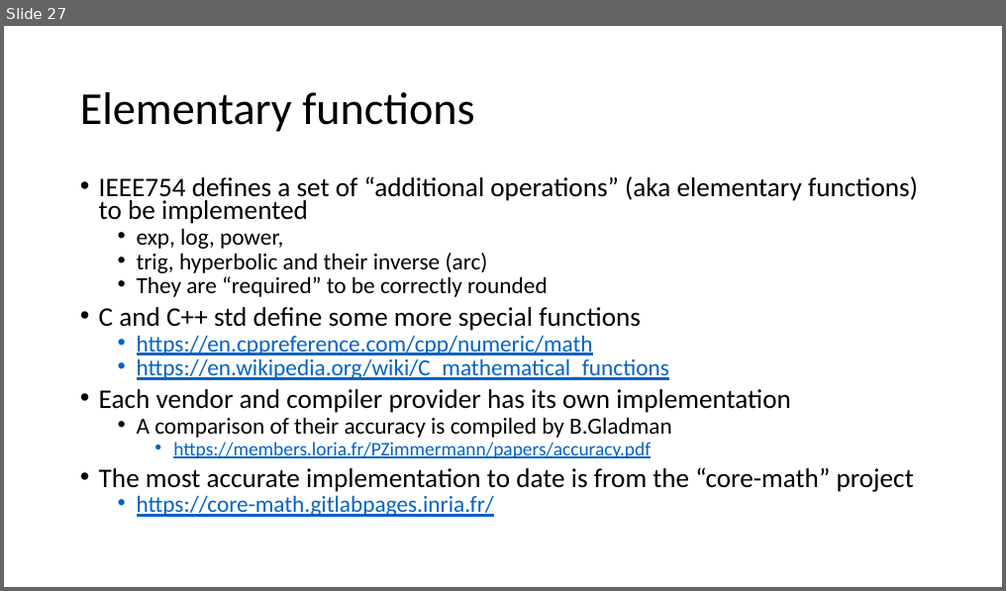
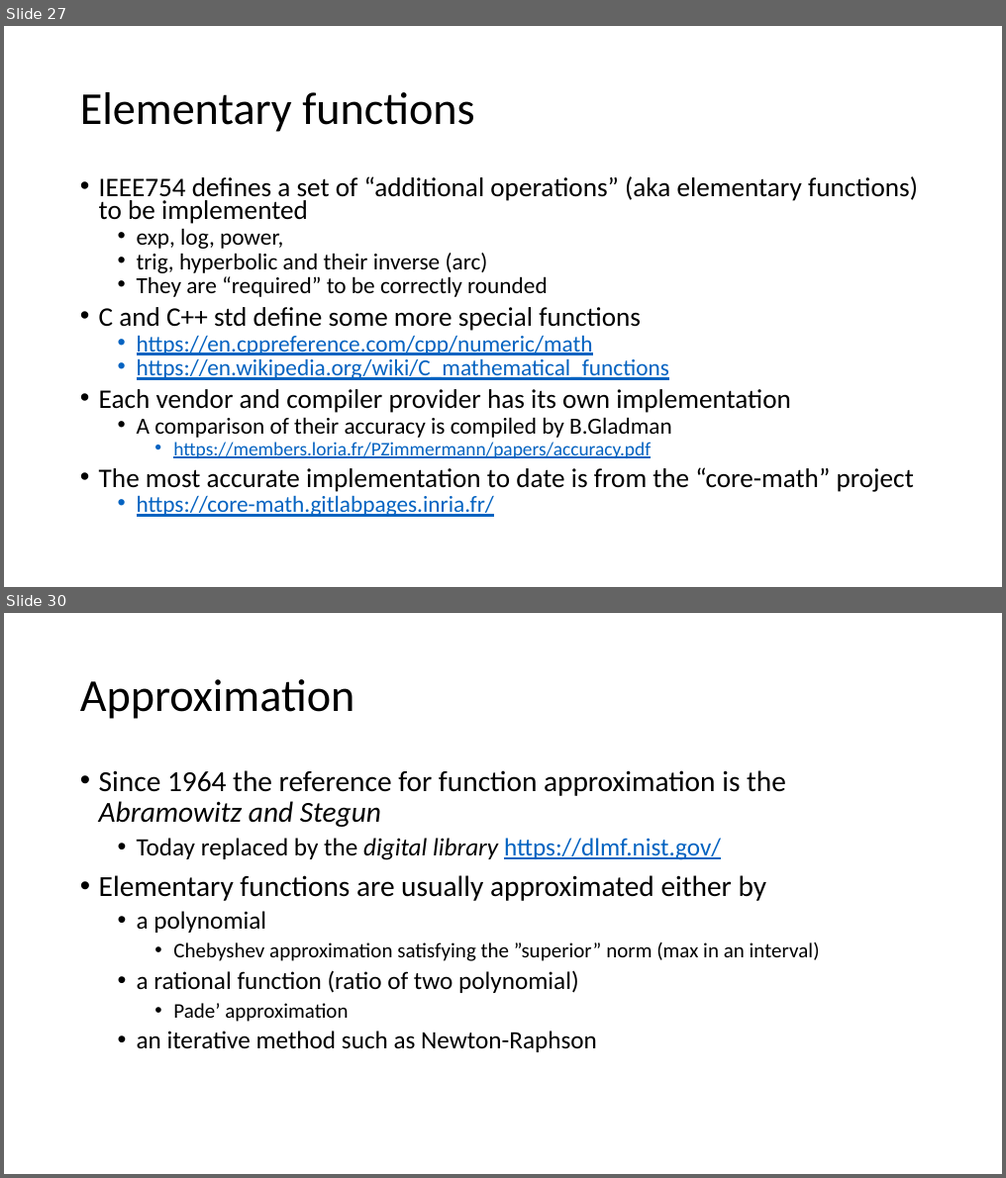
Before and after one commit to VinInn/FPCourse, a slide deck: Slides/FPforScientist.pptx. Shown one above the other, each under a label of ours: slide 27 before the commit, slides 27 and 30 after it; the slides between them are not shown. The pictures are 1006x591 and 1006x1178 pixels, drawn with LibreOffice and Linux fonts; fonts in the diff are those of the drawing. Boxes give left, top, right and bottom in pixels: in the first picture for what was removed or moved away, otherwise in the second. Text is boxed around its words. In the diff, an @@ line names an element or a change of style, - is before the commit and + after.

Commit message:
func approx

```diff
--- a/Slides/FPforScientist.pptx
+++ b/Slides/FPforScientist.pptx
@@ slide 30 added at box(4, 613, 1002, 1174), background #FFFFFF @@
@@ title added at box(80, 679, 355, 719), 44 pt, text #000000 @@
+Approximation
@@ text added at box(99, 770, 820, 1053), 24 pt, text #000000 @@
+• Since 1964 the reference for function approximation is the Abramowitz and Stegun
+  • Today replaced by the digital library https://dlmf.nist.gov/
+• Elementary functions are usually approximated either by
+  • a polynomial
+    • Chebyshev approximation satisfying the ”superior” norm (max in an interval)
+  • a rational function (ratio of two polynomial)
+    • Pade’ approximation
+  • an iterative method such as Newton-Raphson
```
Also in this commit, not shown: 2 slides changed, 1 other slide added.
